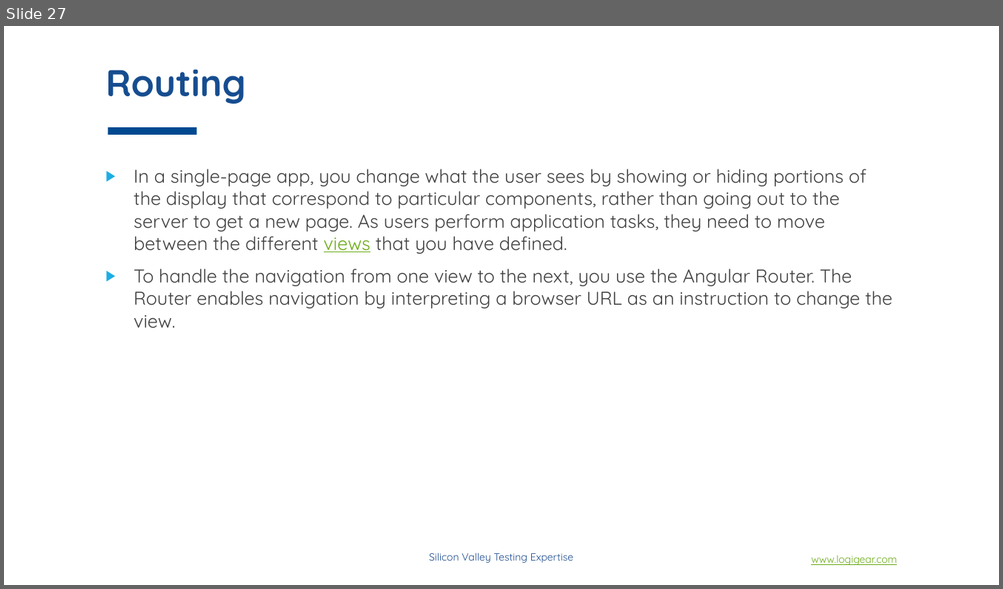
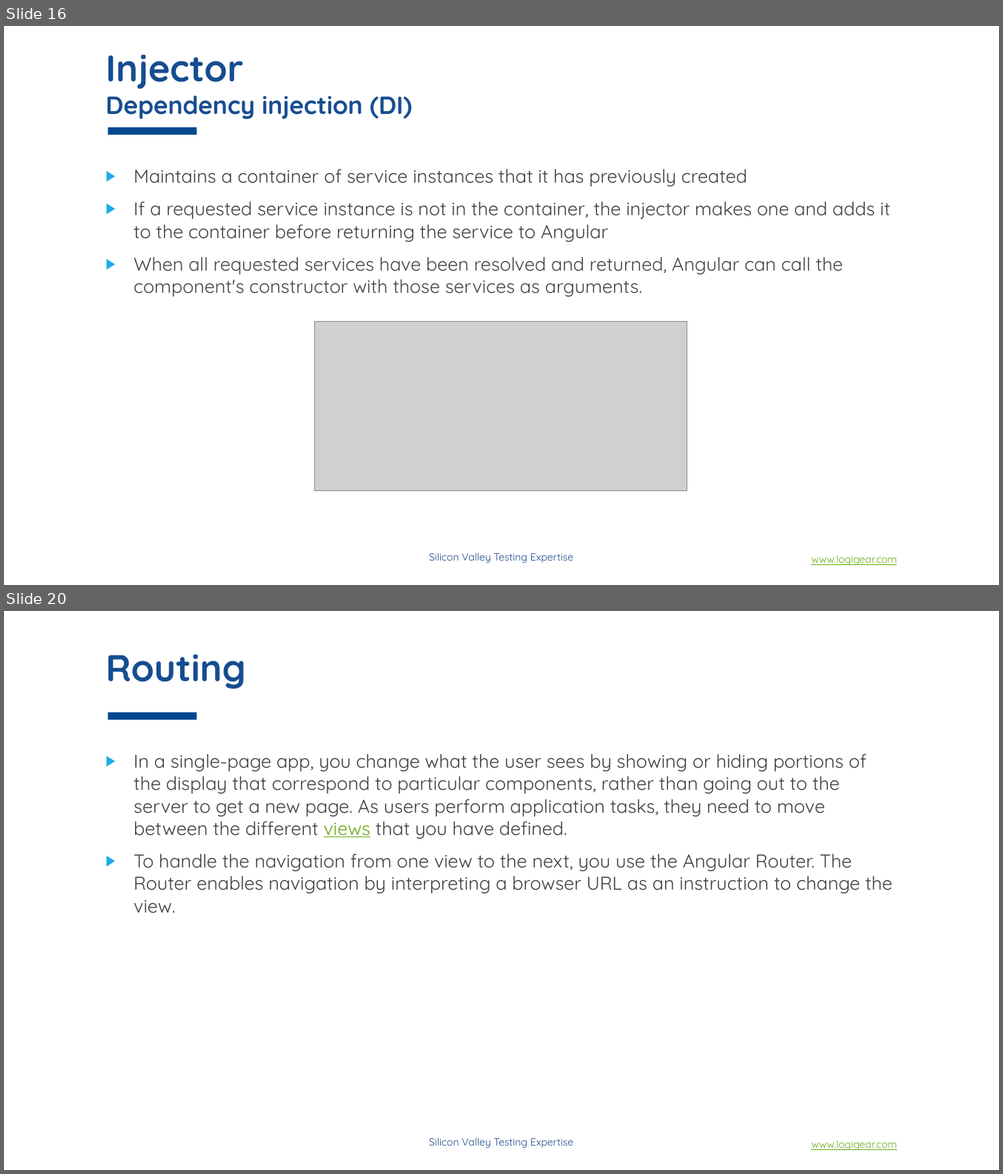
Before and after one commit to phongha1912/spring, a slide deck: doc/material/slides/section_2/Angular concepts.pptx. Shown one above the other, each under a label of ours: slide 27 before the commit, slides 16 and 20 after it; the slides between them are not shown. The pictures are 1003x589 and 1003x1174 pixels, drawn with LibreOffice and Linux fonts; fonts in the diff are those of the drawing; grey boxes stand for pictures; background and template pictures are left out. Boxes give left, top, right and bottom in pixels: in the first picture for what was removed or moved away, otherwise in the second. Text is boxed around its words. In the diff, an @@ line names an element or a change of style, - is before the commit and + after.

```diff
--- a/doc/material/slides/section_2/Angular concepts.pptx
+++ b/doc/material/slides/section_2/Angular concepts.pptx
@@ slide 16 added at (x1=4, y1=26, x2=999, y2=585), background #FFFFFF; not listed: 3 template elements that a slide beside it also shows @@
@@ title added at (x1=105, y1=54, x2=412, y2=119), 24 pt, text #164D90, bold @@
+Injector
+Dependency injection (DI)
@@ text added at (x1=134, y1=169, x2=890, y2=297), 18 pt, text #404040 @@
+▶ Maintains a container of service instances that it has previously created
+▶ If a requested service instance is not in the container, the injector makes one and adds it to the container before returning the service to Angular
+▶ When all requested services have been resolved and returned, Angular can call the component's constructor with those services as arguments.
@@ picture added at (x1=314, y1=322, x2=687, y2=491) @@
@@ what was slide 27 is now slide 20 @@
```
Also in this commit, not shown: 7 slides changed, 11 other slides added, 26 slides removed.
